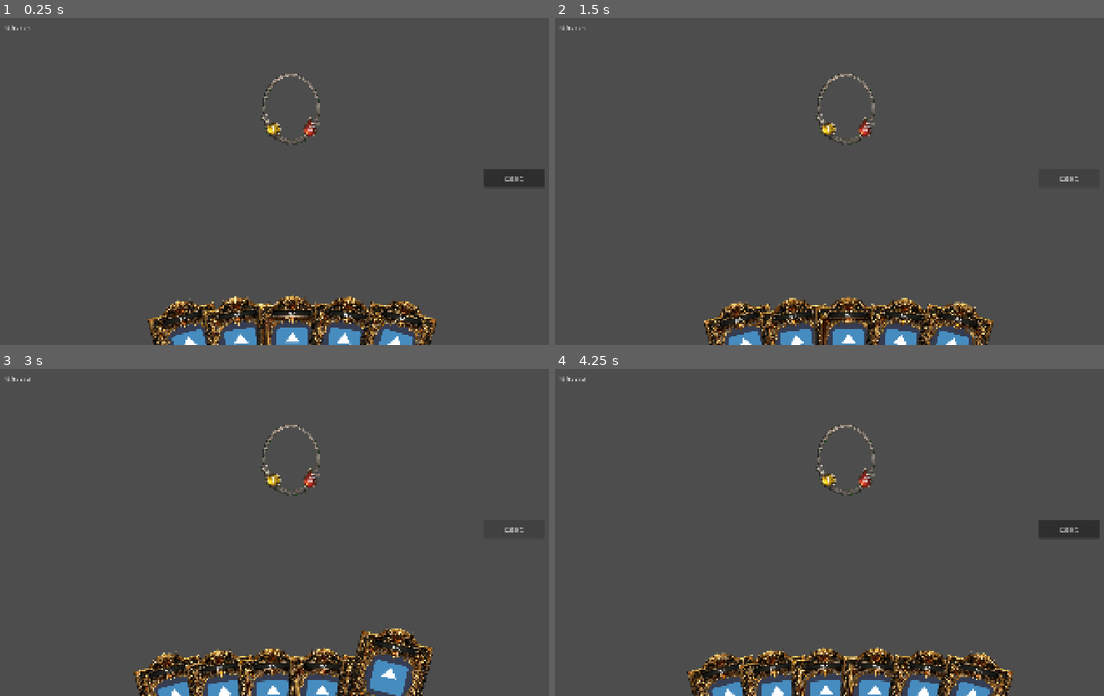
Above: before the commit, frames 1-4 (two rows, left to right).
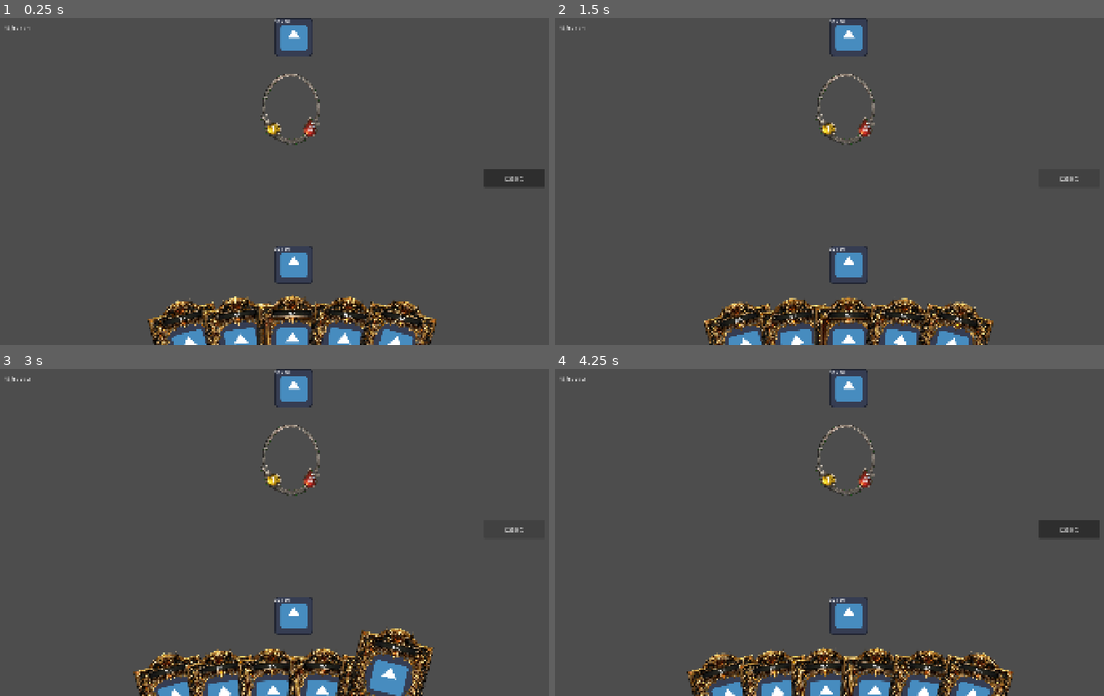
Above: after the commit, the same moments.

Repository: pony65536/card_game
Game: Godot game, scene res://scenes/game.tscn
The game is run twice, just before and just after one commit, with the same random seed, the same clock (stepped at 60 frames per second) and the same inputs. The engine's default icon, where the game draws it, is replaced by a stand-in: a white triangle on a blue panel in a dark square.
Inputs (mouse positions are in pixels of both pictures, inside the frame that each line leads up to):
- Up to frame 1 (0.25 s): no input
- Up to frame 2 (1.5 s): click (703, 312) at 0.52 s; click "结束回合" at 1.25 s
- Up to frame 3 (3 s): click (148, 663) at 2.02 s; click "结束回合" at 2.75 s
- Up to frame 4 (4.25 s): click (686, 663) at 3.52 s

The runs differ from the first frame. In frame 1, 1.0% of the frame differs, in the area x 49-57%, y 0-82%; in frame 2, 1.0%; in frame 3, 1.0%; in frame 4, 1.0%.

Commit message:
添加英雄

Diff:
--- a/scenes/game.tscn
+++ b/scenes/game.tscn
@@ -5,6 +5,7 @@
 [ext_resource type="Script" uid="uid://cxjip6sl0comh" path="res://scripts/battle_system.gd" id="3_lnu2h"]
 [ext_resource type="Script" uid="uid://7aymgt17l2hg" path="res://scripts/board_ui.gd" id="4_lbhrr"]
 [ext_resource type="Script" uid="uid://bj7jejc8nkdx4" path="res://scripts/opponent_ai.gd" id="5_iywne"]
+[ext_resource type="PackedScene" uid="uid://b4juymjrvbrum" path="res://scenes/hero.tscn" id="6_p57ef"]
 
 [node name="Game" type="Control" unique_id=356450298]
 layout_mode = 3
@@ -56,3 +57,15 @@
 [node name="OpponentAI" type="Node" parent="." unique_id=1524888939 node_paths=PackedStringArray("battle_system")]
 script = ExtResource("5_iywne")
 battle_system = NodePath("../BattleSystem")
+
+[node name="HeroPlayer" parent="." unique_id=631234686 instance=ExtResource("6_p57ef")]
+layout_mode = 0
+offset_left = 908.0
+offset_top = 750.0
+offset_right = 908.0
+offset_bottom = 750.0
+
+[node name="HeroOpponent" parent="." unique_id=1636023621 instance=ExtResource("6_p57ef")]
+layout_mode = 0
+offset_left = 908.0
+offset_right = 908.0
--- /dev/null
+++ b/scenes/hero.tscn
@@ -0,0 +1,23 @@
+[gd_scene format=3 uid="uid://b4juymjrvbrum"]
+
+[ext_resource type="Script" uid="uid://dmugcyoo85h1t" path="res://scripts/hero.gd" id="1_3uyx6"]
+
+[node name="Hero" type="Control" unique_id=631234686]
+layout_mode = 3
+anchors_preset = 0
+script = ExtResource("1_3uyx6")
+
+[node name="Portrait" type="TextureRect" parent="." unique_id=232456550]
+layout_mode = 0
+offset_right = 40.0
+offset_bottom = 40.0
+
+[node name="HealthLabel" type="Label" parent="." unique_id=1636729075]
+layout_mode = 0
+offset_right = 40.0
+offset_bottom = 23.0
+
+[node name="ClickArea" type="Button" parent="." unique_id=277860205]
+layout_mode = 0
+offset_right = 8.0
+offset_bottom = 8.0
--- a/scenes/MinionCard.tscn
+++ b/scenes/minion.tscn
@@ -3,7 +3,7 @@
 [ext_resource type="Script" uid="uid://c8slf05ux8qo5" path="res://scripts/minion.gd" id="1_8kpqo"]
 [ext_resource type="Texture2D" uid="uid://3ny4xbspn2rl" path="res://assets/images/minion_frame.png" id="1_i87l1"]
 
-[node name="MinionCard" type="Control" unique_id=21886273]
+[node name="Minion" type="Control" unique_id=21886273]
 layout_mode = 3
 anchors_preset = 0
 offset_right = 200.0
--- a/scripts/board_ui.gd
+++ b/scripts/board_ui.gd
@@ -4,7 +4,7 @@
 
 signal attack_command_requested(attacker: GameEntity, target: GameEntity)
 
-const MinionScene = preload("res://scenes/MinionCard.tscn")
+const MinionScene = preload("res://scenes/Minion.tscn")
 
 # 战场布局参数
 @export var player_board_y: float = 550.0 # 我方随从的 Y 坐标
@@ -12,7 +12,7 @@
 @export var minion_spacing: float = 220.0 # 随从间距
 @export var minion_size: Vector2 = Vector2(200, 240)
 
-# entity_id → MinionCard 节点
+# entity_id → Minion节点
 var _minion_nodes: Dictionary = {}
 
 # 攻击选择状态
--- a/scripts/game.gd
+++ b/scripts/game.gd
@@ -9,6 +9,8 @@
 @onready var mana_label = $ManaLabel
 @onready var board_ui = $BoardUI
 @onready var opponent_ai = $OpponentAI
+@onready var hero_player = $HeroPlayer
+@onready var hero_opponent = $HeroOpponent
 
 const STATE_WAITING = 0
 const STATE_RESOLVING = 1
@@ -62,6 +64,14 @@
 	enemy_minion_entity.owner_id = 1
 	battle_system.board[1].append(enemy_minion_entity)
 
+		# 英雄头像初始化
+	var godot_logo = preload("res://assets/images/icon.svg")
+	hero_player.setup(player_hero, godot_logo)
+	hero_opponent.setup(enemy_hero, godot_logo)
+
+	# 点击对方英雄可以作为攻击目标
+	hero_opponent.clicked.connect(_on_enemy_hero_clicked)
+
 	var fake_summon_event = AnimationEvent.new("summon_minion", {
 		"minion_id": enemy_minion_entity.id,
 		"owner_id": 1,
@@ -184,6 +194,8 @@
 		board_ui.handle_animation_event(e)
 		match e.event_type:
 			"take_damage":
+				hero_player.update_hp()
+				hero_opponent.update_hp()
 				print("[动画] %s 受到 %d 伤害" % [
 					e.params.get("target_id", "?"), e.params.get("amount", 0)])
 			"minion_death":
@@ -237,3 +249,18 @@
 
 func _minion_label(e: GameEntity) -> String:
 	return "%s  ATK:%d  HP:%d/%d" % [e.entity_name, e.attack, e.hp, e.max_hp]
+
+
+func _on_enemy_hero_clicked(portrait: Hero) -> void:
+	# 暂时只处理随从攻击英雄的情况
+	if _select_state != SelectState.WAITING_TARGET:
+		print("[Game] 请先选中我方随从")
+		return
+	var cmd = BattleCommand.new(
+		BattleCommand.Type.MINION_ATTACK,
+		_selected_attacker,
+		portrait.entity
+	)
+	battle_system.submit_command(cmd)
+	_select_state = SelectState.IDLE
+	_selected_attacker = null
--- /dev/null
+++ b/scripts/hero.gd
@@ -0,0 +1,36 @@
+# hero.gd
+# 职责：显示单个英雄的头像和血量，点击时上报信号
+extends Control
+class_name Hero
+
+signal clicked(portrait: Hero)
+
+@onready var portrait_texture: TextureRect = $Portrait
+@onready var health_label: Label = $HealthLabel
+@onready var click_area: Button = $ClickArea
+
+# 对应的逻辑实体，由 Game 在初始化时赋值
+var entity: GameEntity = null
+
+func _ready():
+	click_area.pressed.connect(_on_clicked)
+	# 透明按钮不抢走视觉
+	click_area.flat = true
+	click_area.modulate.a = 0.0
+
+func setup(e: GameEntity, avatar: Texture2D) -> void:
+	entity = e
+	portrait_texture.texture = avatar
+	_refresh()
+
+func _refresh() -> void:
+	if entity == null:
+		return
+	health_label.text = "%d / %d" % [entity.hp, entity.max_hp]
+
+# 外部调用：受伤后刷新显示
+func update_hp() -> void:
+	_refresh()
+
+func _on_clicked() -> void:
+	emit_signal("clicked", self )
Not shown, added: scripts/hero.gd.uid
